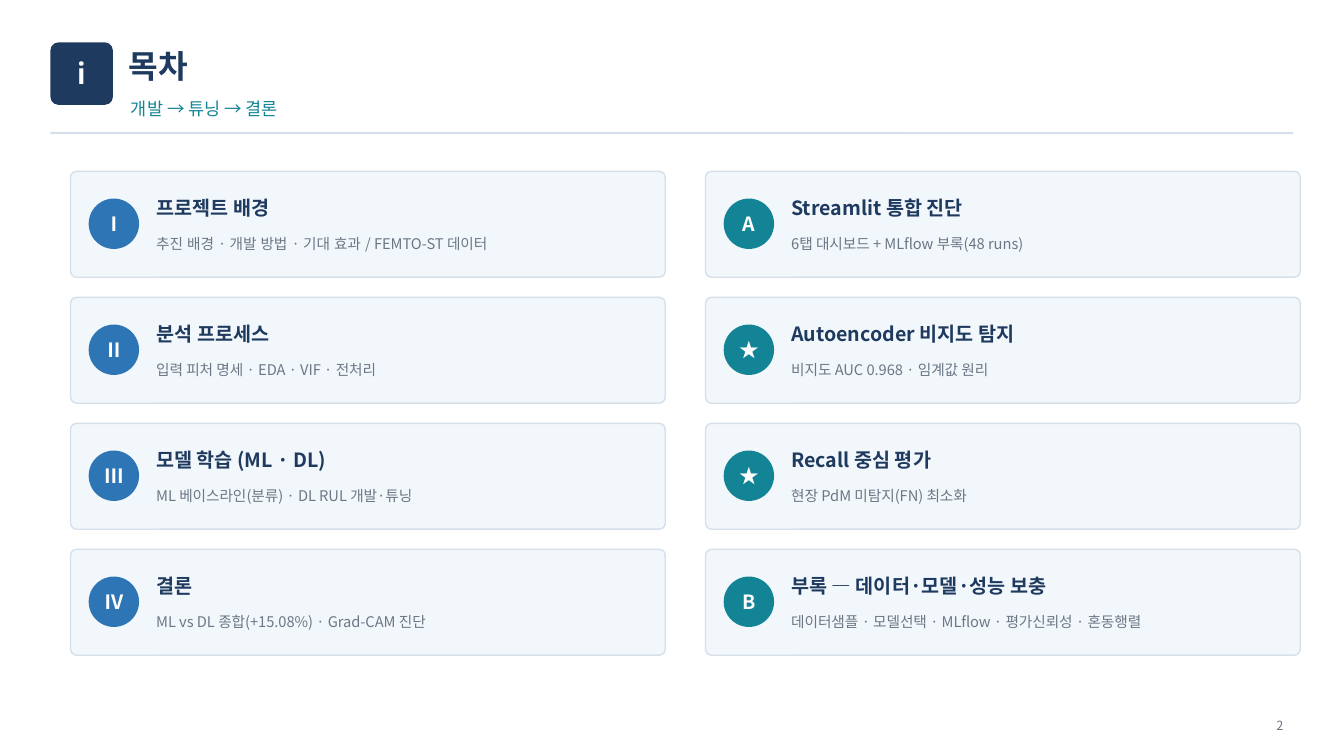
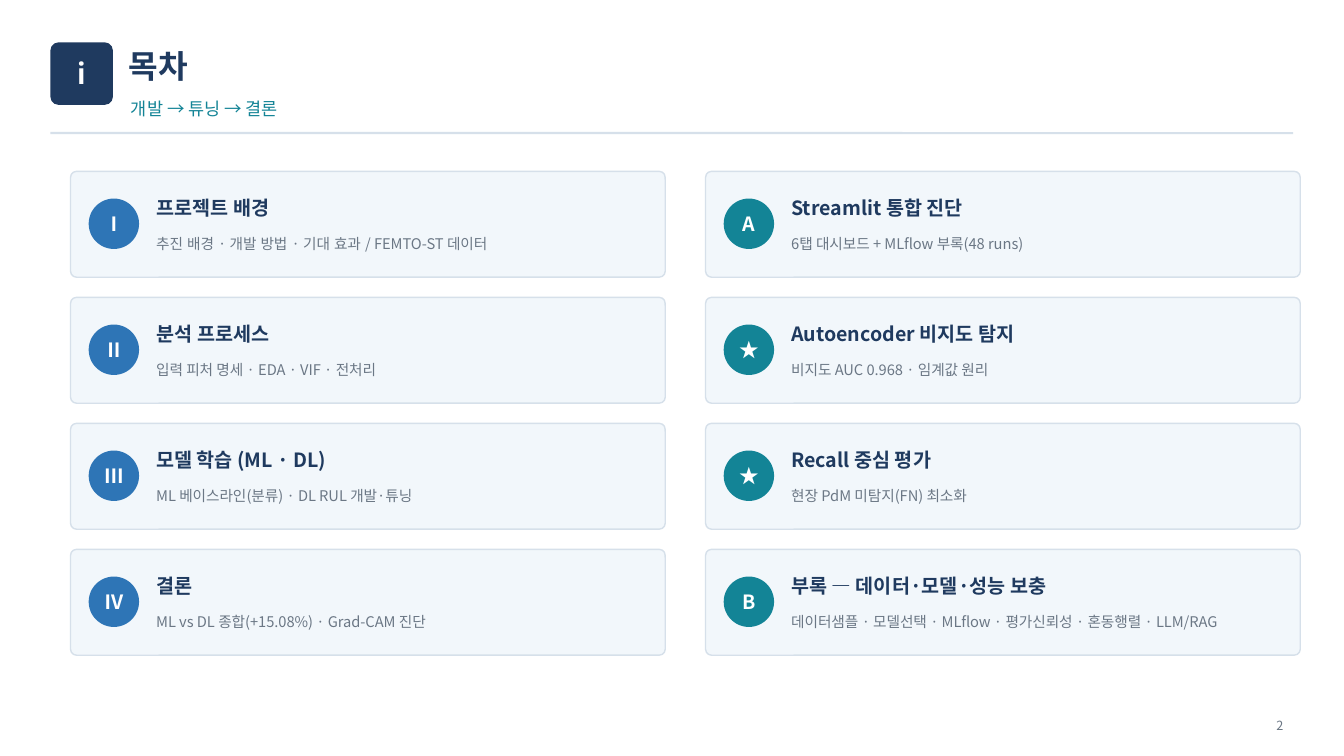
Before and after one commit to vapsnamheo-dev/AISOURCE, a slide deck: slide 2 of Homework/LLM_FactoryAutomation/산출물/허남_LLM프로젝트(산업 추가).pptx. Drawn at 1344x756 pixels with LibreOffice and Linux fonts; fonts in the diff are those of the drawing. Boxes give left, top, right and bottom in pixels: in the first picture for what was removed or moved away, otherwise in the second. Text is boxed around its words. In the diff, an @@ line names an element or a change of style, - is before the commit and + after.

```diff
--- a/Homework/LLM_FactoryAutomation/산출물/허남_LLM프로젝트(산업 추가).pptx
+++ b/Homework/LLM_FactoryAutomation/산출물/허남_LLM프로젝트(산업 추가).pptx
@@ text at box(791, 615, 1217, 630): text changed @@
-데이터샘플 · 모델선택 · MLflow · 평가신뢰성 · 혼동행렬
+데이터샘플 · 모델선택 · MLflow · 평가신뢰성 · 혼동행렬 · LLM/RAG
```
Also in this commit, not shown: 2 other slides changed, 1 slide added, 1 other file.
